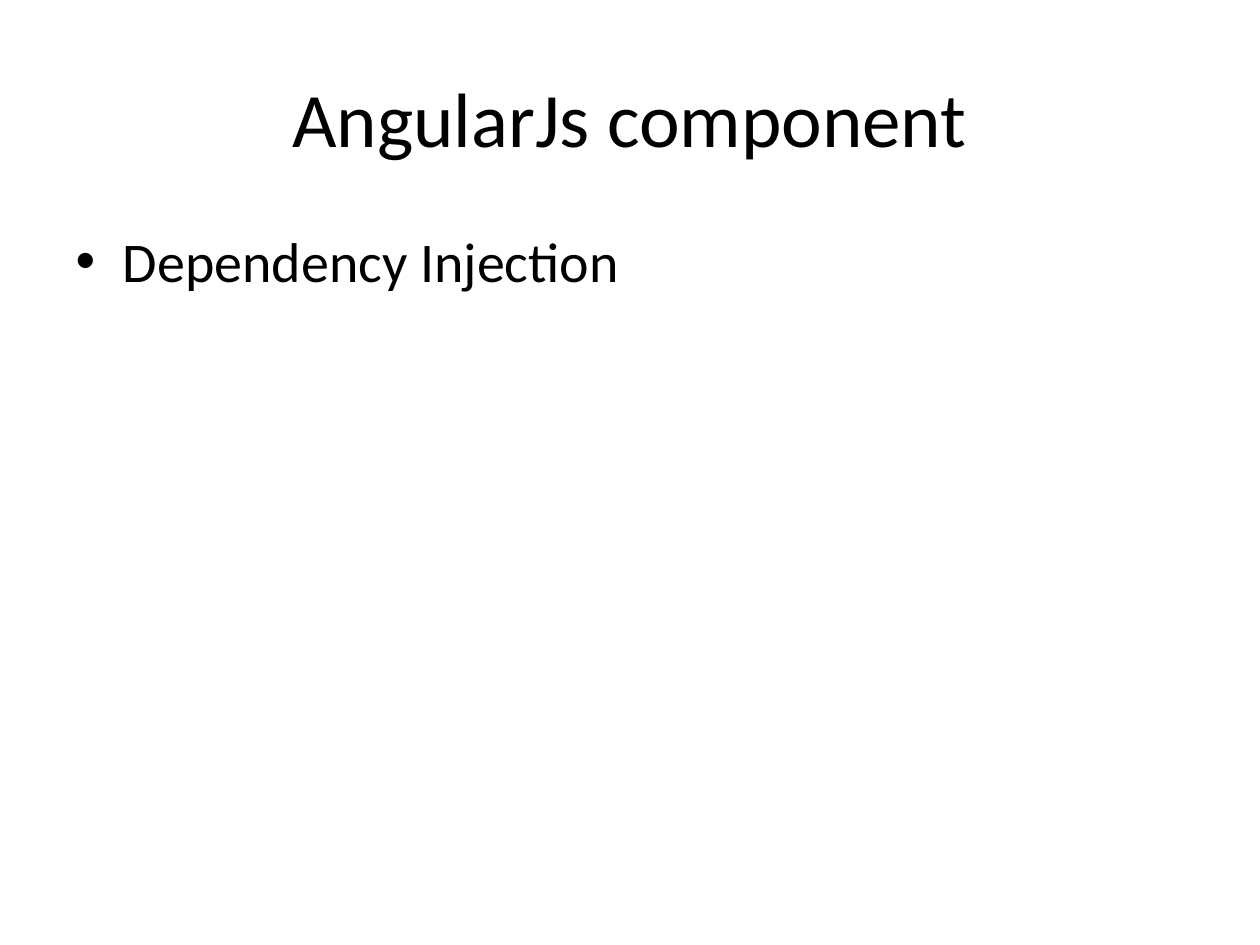
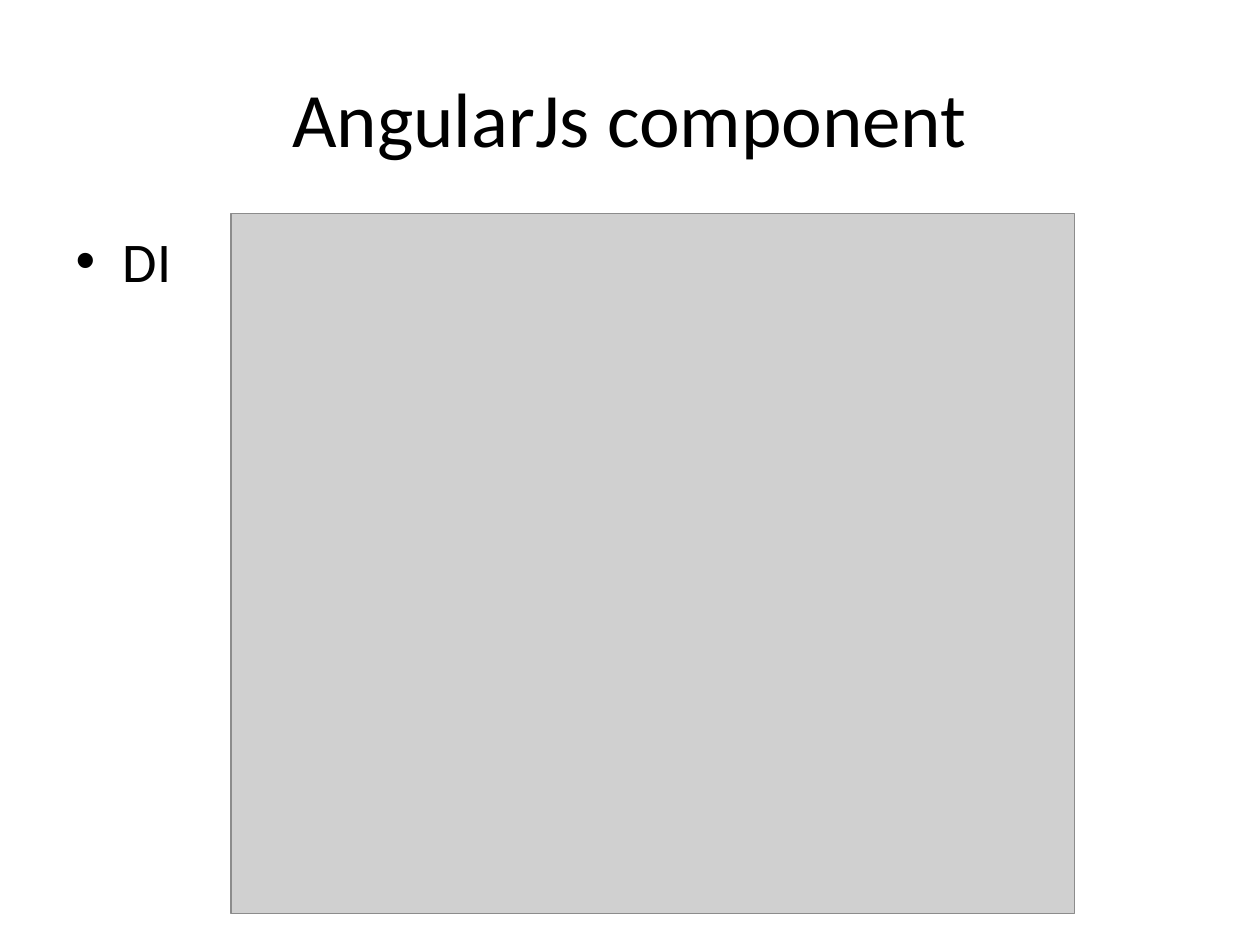
Before and after one commit to tasnim-reza/angularjs-class, a slide deck: slide 30 of class-2-Basic AngularJs/slides/basic angularjs.pptx (slide 31 before the commit). Drawn at 1260x945 pixels with LibreOffice and Linux fonts; fonts in the diff are those of the drawing; grey boxes stand for pictures. Boxes give left, top, right and bottom in pixels: in the first picture for what was removed or moved away, otherwise in the second. Text is boxed around its words. In the diff, an @@ line names an element or a change of style, - is before the commit and + after.

Commit message:
added angularjs component description class-2

```diff
--- a/class-2-Basic AngularJs/slides/basic angularjs.pptx
+++ b/class-2-Basic AngularJs/slides/basic angularjs.pptx
@@ picture added at bbox=[231, 214, 1074, 914] @@
@@ text at bbox=[123, 246, 172, 282]: text changed @@
-• Dependency Injection
+• DI
```
Also in this commit, not shown: 14 other slides changed, 1 slide added, 1 slide removed, 7 other files.
